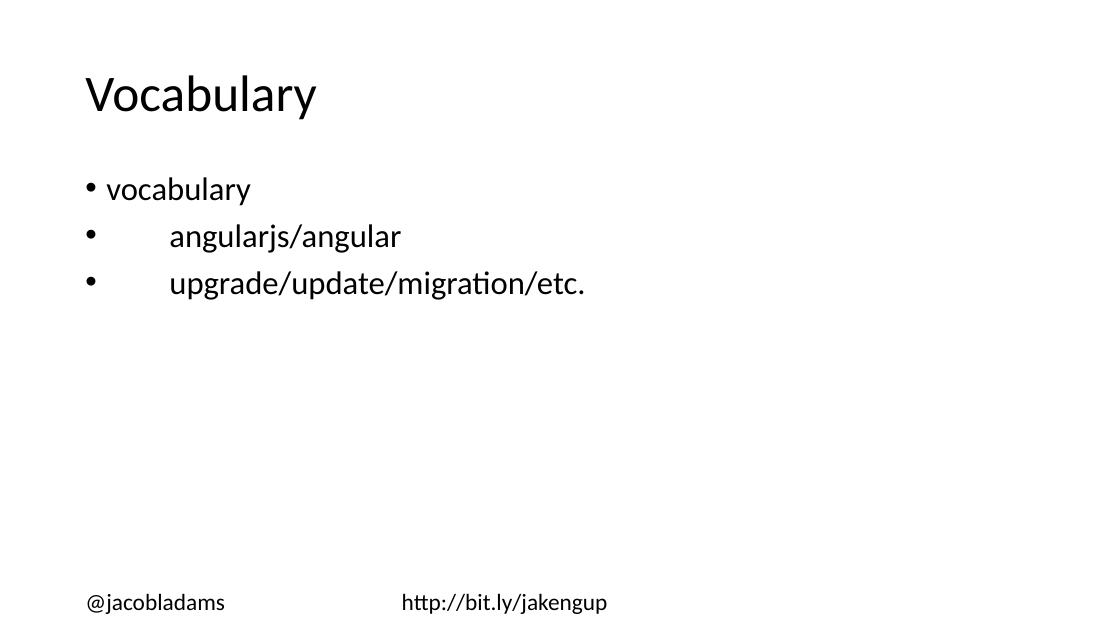
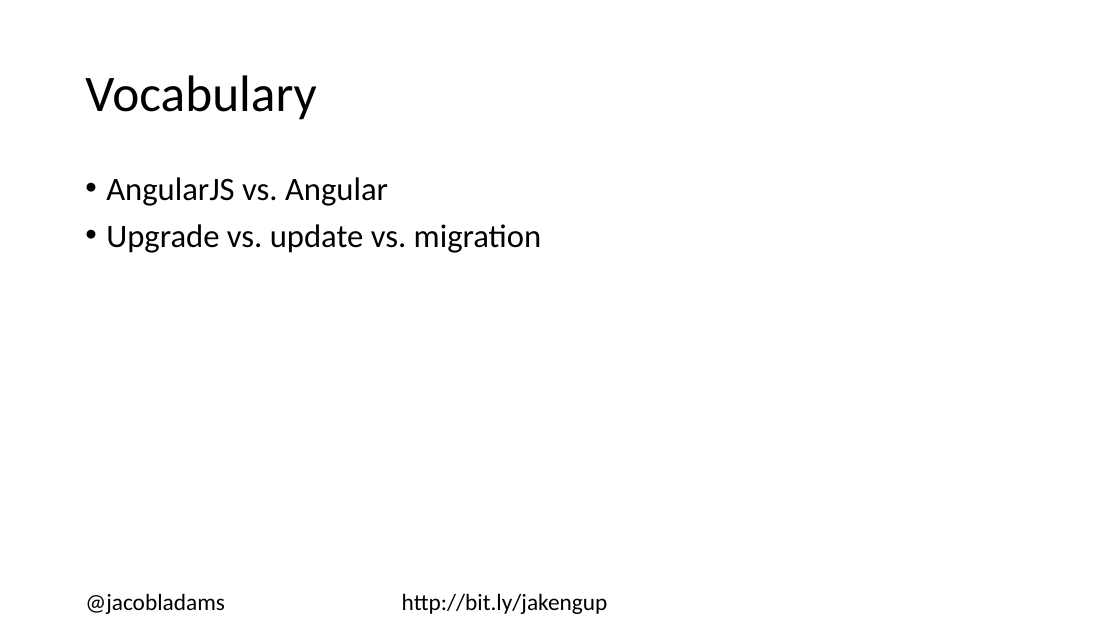
Before and after one commit to jacobladams/upgrading-from-angularjs-1-to-angular-2-plus-presentation, a slide deck: slide 4 of Upgrading from AngularJS 1 to Angular 2+.pptx. Drawn at 1120x630 pixels with LibreOffice and Linux fonts; fonts in the diff are those of the drawing. Boxes give left, top, right and bottom in pixels: in the first picture for what was removed or moved away, otherwise in the second. Text is boxed around its words. In the diff, an @@ line names an element or a change of style, - is before the commit and + after.

```diff
--- a/Upgrading from AngularJS 1 to Angular 2+.pptx
+++ b/Upgrading from AngularJS 1 to Angular 2+.pptx
@@ text at [106,177,541,253]: text changed @@
-• vocabulary
-• angularjs/angular
-• upgrade/update/migration/etc.
+• AngularJS vs. Angular
+• Upgrade vs. update vs. migration
```
Also in this commit, not shown: 6 other slides changed, 9 slides added.
